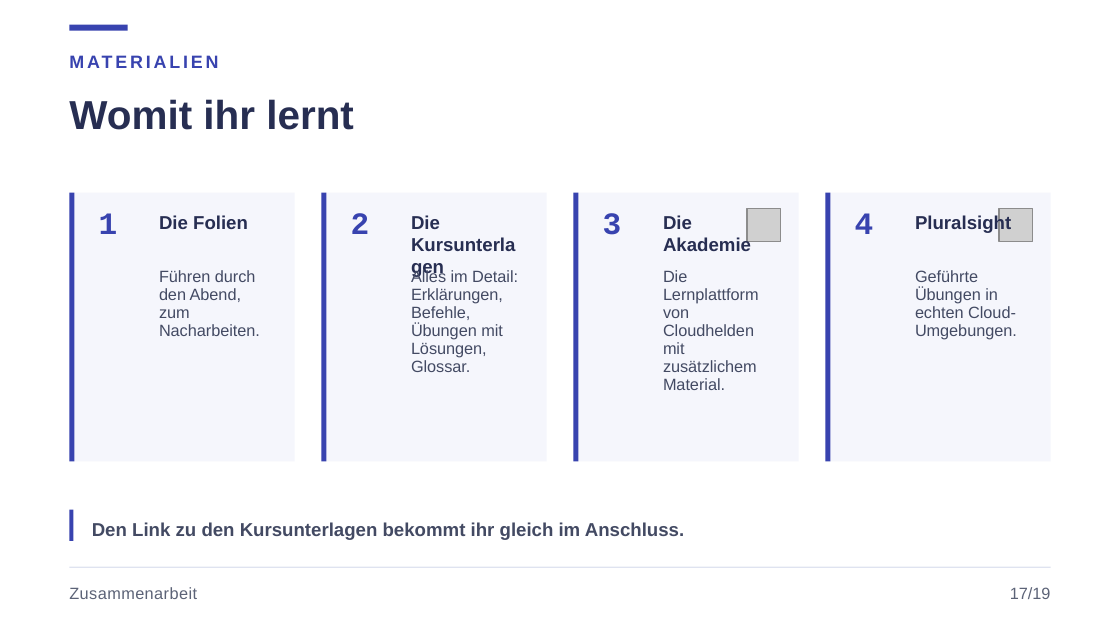
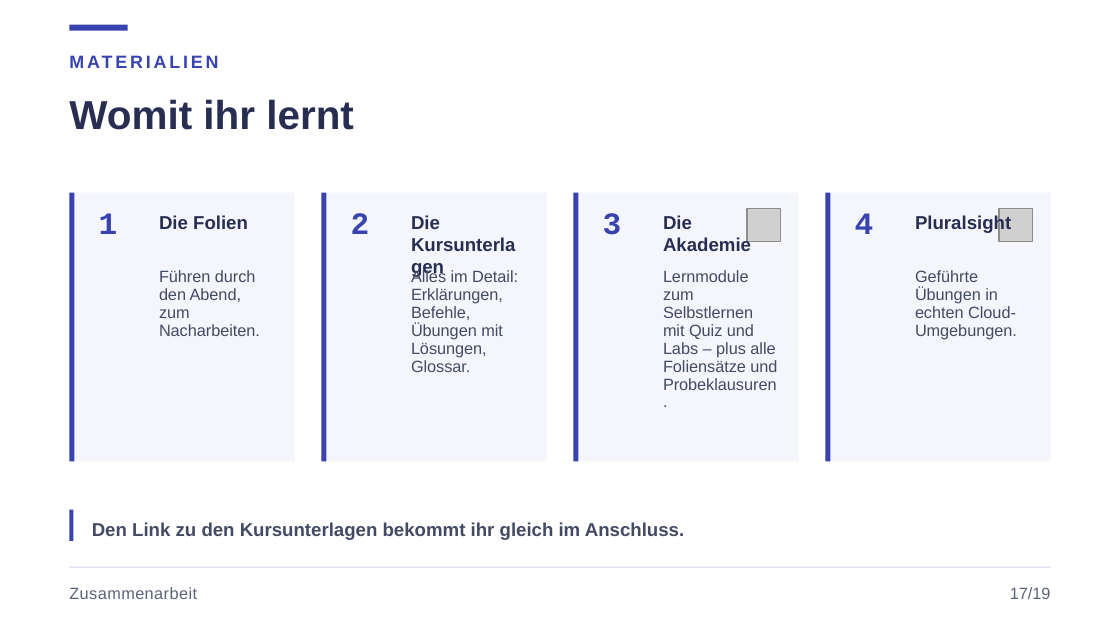
Before and after one commit to JacobMenge/kurs-unterlagen, a slide deck: slide 21 of folien/dist/00-orientierung.pptx. Drawn at 1120x630 pixels with LibreOffice and Linux fonts; fonts in the diff are those of the drawing; grey boxes stand for pictures. Boxes give left, top, right and bottom in pixels: in the first picture for what was removed or moved away, otherwise in the second. Text is boxed around its words. In the diff, an @@ line names an element or a change of style, - is before the commit and + after.

Commit message:
folien: an akademie-inhalte angeglichen (terraform, iot, probeklausuren, akademie-beschreibung)

```diff
--- a/folien/dist/00-orientierung.pptx
+++ b/folien/dist/00-orientierung.pptx
@@ text at (x1=663, y1=270, x2=777, y2=390): text changed @@
-Die Lernplattform von Cloudhelden mit zusätzlichem Material.
+Lernmodule zum Selbstlernen mit Quiz und Labs – plus alle Foliensätze und Probeklausuren.
```
Also in this commit, not shown: 2 other slides changed, 3 other files.
